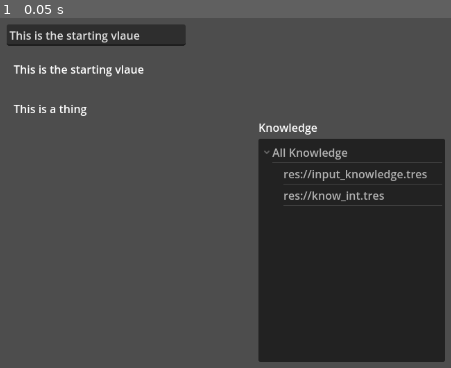
Above: before the commit, frame 1.
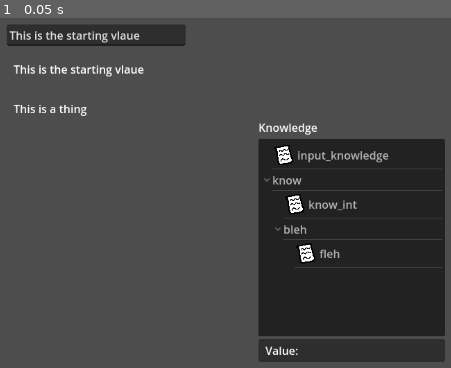
Above: after the commit, the same moment.

Repository: Iseeicy/ne5-knowledge-test
Game: Godot game, scene res://main.tscn
The game is run twice, just before and just after one commit, with the same random seed, the same clock (stepped at 60 frames per second) and the same inputs.
Inputs:
- Up to frame 1 (0.05 s): no input

The runs differ from the first frame. In frame 1, 2.8% of the frame differs, in the area x 57-99%, y 36-97%.

Commit message:
Got base of dock working

Diff:
--- /dev/null
+++ b/know/bleh/fleh.tres
@@ -0,0 +1,7 @@
+[gd_resource type="Resource" script_class="KnowledgeFloat" load_steps=2 format=3 uid="uid://hicdncsvl63q"]
+
+[ext_resource type="Script" path="res://scripts/knowledge_float.gd" id="1_6g6ls"]
+
+[resource]
+script = ExtResource("1_6g6ls")
+value = 0.0
--- a/knowledge_dock_tree.gd
+++ b/knowledge_dock_tree.gd
@@ -14,9 +14,49 @@
 	var all_knowledge = KnowledgeDB.get_all()
 	print(all_knowledge.size())
 
+	var tree_info: Dictionary = {}
 	for know in all_knowledge.values():
-		var tree_item = create_item(tree_root)
-		tree_item.set_text(0, know.resource_path)
+		_create_tree_branch(
+			tree_root,
+			tree_info,
+			_remove_protocol_from_path(know.resource_path).split("/"),
+			know
+		)
 
 func _on_knowledge_db_updated():
 	update_tree()
+
+func _remove_protocol_from_path(path: String) -> String:
+	var index = path.find("://")
+	if index < 0:
+		return path
+
+	return path.substr(index + 3)
+
+func _create_tree_branch(parent_node: TreeItem, info: Dictionary, split_path: Array[String], knowledge: Knowledge) -> void:
+	for x in range(1, split_path.size() + 1):
+		var split_slice = split_path.slice(0, x)
+		var path = "/".join(split_slice)
+
+		# If a node already exists for this part of the subpath,
+		# MOVE ON
+		if path in info:
+			parent_node = info[path]
+			continue
+
+		var new_node = create_item(parent_node)
+		new_node.set_metadata(0, knowledge)
+		info[path] = new_node
+
+		var end_of_path = split_slice[-1]
+
+		if '.' in end_of_path:
+			end_of_path = end_of_path.split('.')[0]
+			new_node.set_selectable(0, true)
+			new_node.set_icon(0, preload("res://knowledge_icon.png"))
+			new_node.set_icon_max_width(0, 32)
+		else:
+			new_node.set_selectable(0, false)
+
+		new_node.set_text(0, end_of_path)
+		parent_node = new_node
--- a/main.tscn
+++ b/main.tscn
@@ -1,12 +1,14 @@
-[gd_scene load_steps=8 format=3 uid="uid://bj2h402vxn81s"]
+[gd_scene load_steps=10 format=3 uid="uid://bu124frj7140s"]
 
 [ext_resource type="Script" path="res://examples_scripts/string_knowlege_label.gd" id="1_arimv"]
-[ext_resource type="Resource" path="res://input_knowledge.tres" id="2_n0yt8"]
+[ext_resource type="Resource" uid="uid://bi6gyk6mwhoea" path="res://input_knowledge.tres" id="2_n0yt8"]
 [ext_resource type="Script" path="res://knowledge_agent.gd" id="3_almak"]
 [ext_resource type="Script" path="res://examples_scripts/string_knowledge_line_edit.gd" id="3_aoerv"]
-[ext_resource type="Resource" uid="uid://ddjptbx2y7e5m" path="res://know_int.tres" id="4_02xud"]
+[ext_resource type="Resource" uid="uid://bhb0p82dbsry5" path="res://know/know_int.tres" id="4_rs52k"]
 [ext_resource type="Script" path="res://knowledge_dock.gd" id="4_sx6pj"]
+[ext_resource type="Resource" uid="uid://hicdncsvl63q" path="res://know/bleh/fleh.tres" id="5_4fnec"]
 [ext_resource type="Script" path="res://knowledge_dock_tree.gd" id="5_43fr7"]
+[ext_resource type="Script" path="res://scripts/knowledge_dock_label_value.gd" id="9_rqrge"]
 
 [node name="Control" type="Control"]
 layout_mode = 3
@@ -36,7 +38,11 @@
 
 [node name="KnowledgeAgent" type="Node" parent="StringKnowledgeDisplay2"]
 script = ExtResource("3_almak")
-knowledge = ExtResource("4_02xud")
+knowledge = ExtResource("4_rs52k")
+
+[node name="KnowledgeAgent2" type="Node" parent="StringKnowledgeDisplay2"]
+script = ExtResource("3_almak")
+knowledge = ExtResource("5_4fnec")
 
 [node name="StringKnowledgeLineEdit" type="LineEdit" parent="."]
 layout_mode = 0
@@ -77,6 +83,34 @@
 
 [node name="KnowledgeDockTree" type="Tree" parent="KnowledgeDock/VBoxContainer/Contents"]
 layout_mode = 2
+hide_root = true
 script = ExtResource("5_43fr7")
 
+[node name="PanelContainer" type="PanelContainer" parent="KnowledgeDock/VBoxContainer"]
+layout_mode = 2
+
+[node name="MarginContainer" type="MarginContainer" parent="KnowledgeDock/VBoxContainer/PanelContainer"]
+layout_mode = 2
+theme_override_constants/margin_left = 10
+theme_override_constants/margin_top = 5
+theme_override_constants/margin_right = 10
+theme_override_constants/margin_bottom = 5
+
+[node name="HBoxContainer" type="HBoxContainer" parent="KnowledgeDock/VBoxContainer/PanelContainer/MarginContainer"]
+layout_mode = 2
+
+[node name="Label" type="Label" parent="KnowledgeDock/VBoxContainer/PanelContainer/MarginContainer/HBoxContainer"]
+layout_mode = 2
+size_flags_vertical = 1
+text = "Value:"
+
+[node name="Value" type="Label" parent="KnowledgeDock/VBoxContainer/PanelContainer/MarginContainer/HBoxContainer" node_paths=PackedStringArray("tree")]
+layout_mode = 2
+size_flags_horizontal = 3
+size_flags_vertical = 1
+autowrap_mode = 3
+script = ExtResource("9_rqrge")
+tree = NodePath("../../../../Contents/KnowledgeDockTree")
+
 [connection signal="text_changed" from="StringKnowledgeLineEdit" to="StringKnowledgeLineEdit" method="_on_text_changed"]
+[connection signal="item_selected" from="KnowledgeDock/VBoxContainer/Contents/KnowledgeDockTree" to="KnowledgeDock/VBoxContainer/PanelContainer/MarginContainer/HBoxContainer/Value" method="_on_knowledge_dock_tree_item_selected"]
--- /dev/null
+++ b/scripts/knowledge_dock_label_value.gd
@@ -0,0 +1,13 @@
+extends Label
+
+@export var tree: Tree
+var _current_knowledge: Knowledge = null
+
+func _on_knowledge_dock_tree_item_selected():
+	_current_knowledge = tree.get_selected().get_metadata(0) as Knowledge
+
+func _process(delta):
+	if _current_knowledge == null:
+		return
+
+	text = str(_current_knowledge.get_value())
Not shown: 1 places in know/know_int.tres that only renumber resources
Binary file added: knowledge_icon.png
Not shown, added: knowledge_icon.png.import
